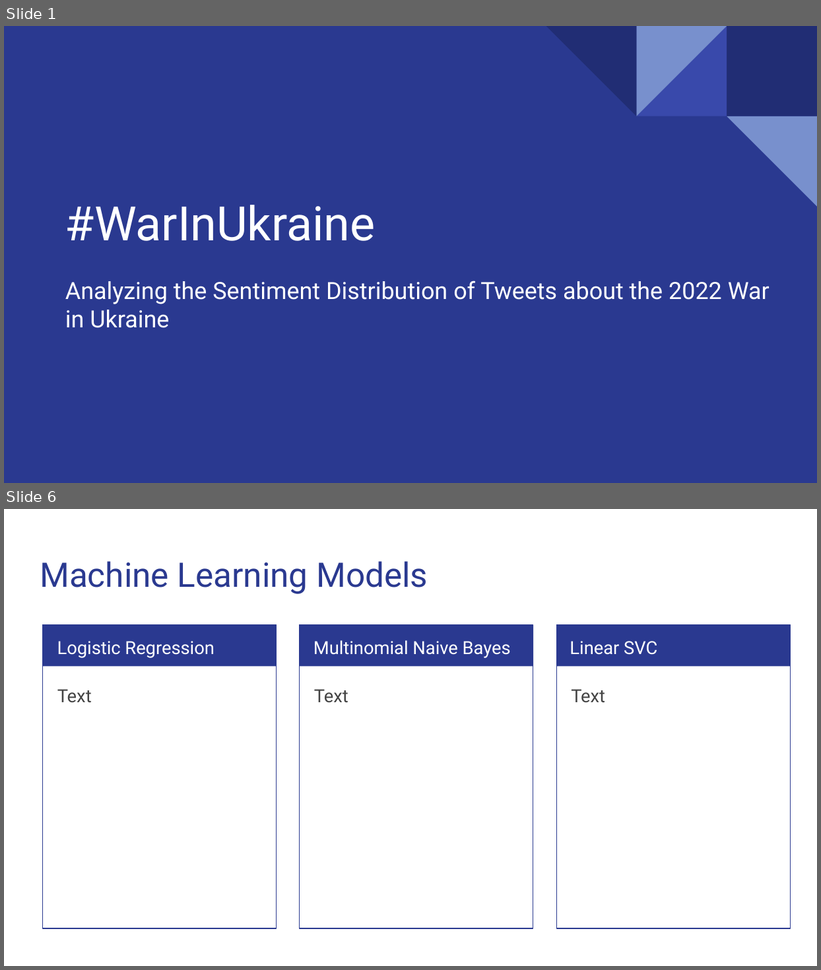
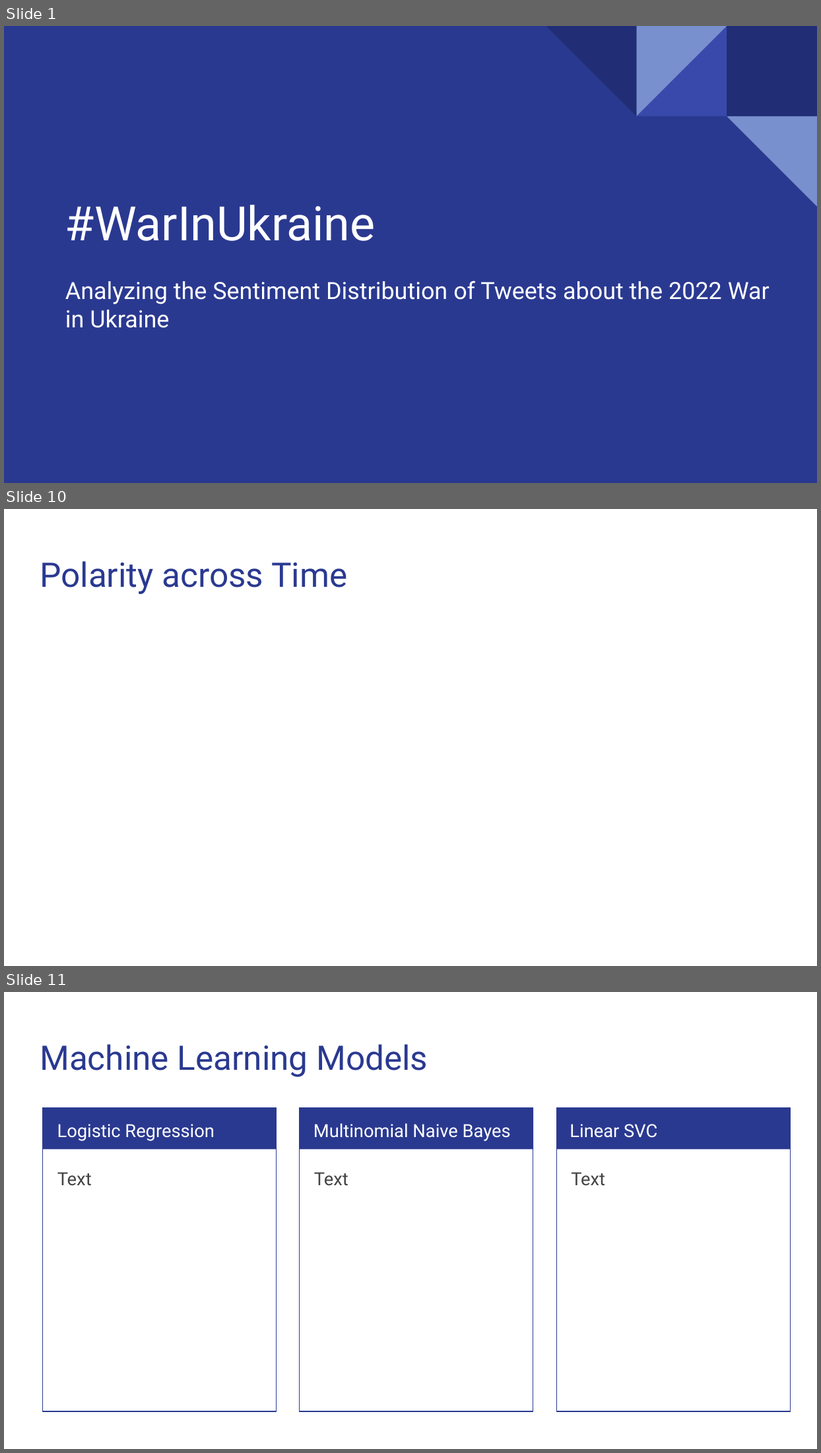
Before and after one commit to aduchini/Final_project, a slide deck: Presentation_WarInUkraine.pptx. Shown one above the other, each under a label of ours: slides 1 and 6 before the commit, slides 1, 10 and 11 after it; the slides between them are not shown. The pictures are 821x970 and 821x1453 pixels, drawn with LibreOffice and Linux fonts; fonts in the diff are those of the drawing. Boxes give left, top, right and bottom in pixels: in the first picture for what was removed or moved away, otherwise in the second. Text is boxed around its words. In the diff, an @@ line names an element or a change of style, - is before the commit and + after.

```diff
--- a/Presentation_WarInUkraine.pptx
+++ b/Presentation_WarInUkraine.pptx
@@ slide 10 added at (x1=4, y1=509, x2=817, y2=966), background #FFFFFF @@
@@ title added at (x1=40, y1=561, x2=347, y2=594), 30 pt, text #2A3990 @@
+Polarity across Time
@@ what was slide 6 is now slide 11 @@
```
Also in this commit, not shown: 4 slides changed, 5 other slides added.
